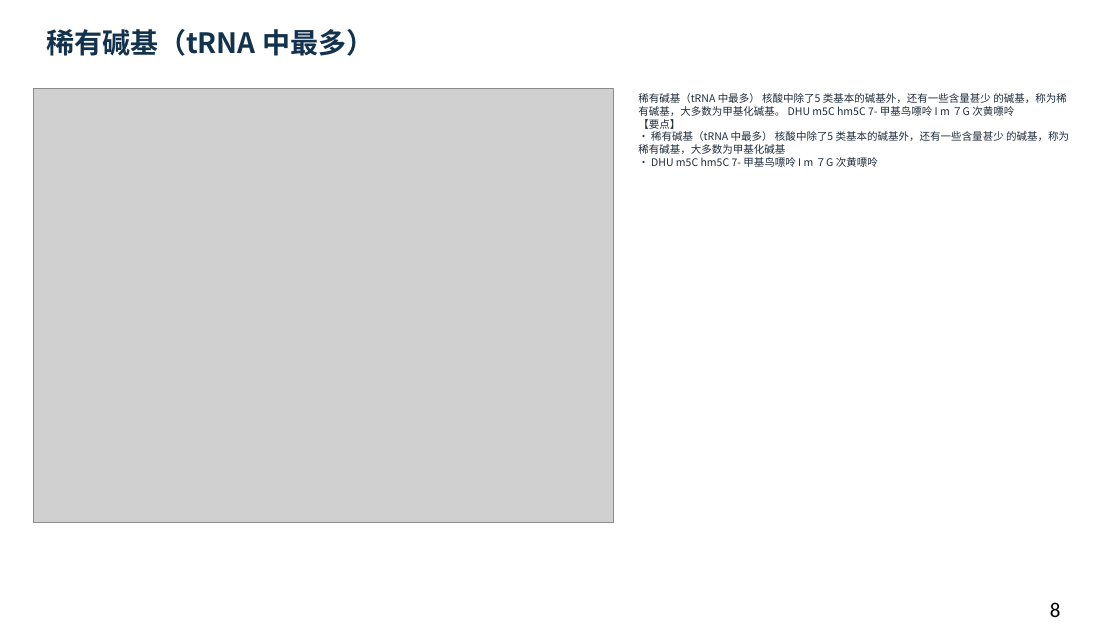
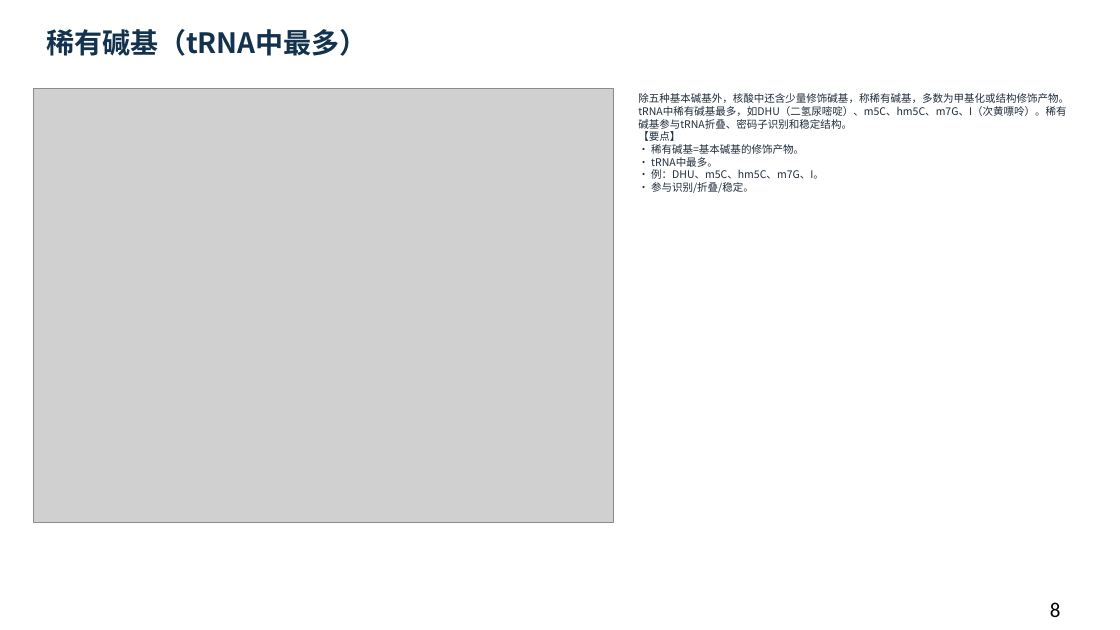
Before and after one commit to newkan-li/Biochemistry, a slide deck: slide 8 of downloads/bc11-ai-style.pptx. Drawn at 1120x630 pixels with LibreOffice and Linux fonts; fonts in the diff are those of the drawing; grey boxes stand for pictures. Boxes give left, top, right and bottom in pixels: in the first picture for what was removed or moved away, otherwise in the second. Text is boxed around its words. In the diff, an @@ line names an element or a change of style, - is before the commit and + after.

```diff
--- a/downloads/bc11-ai-style.pptx
+++ b/downloads/bc11-ai-style.pptx
@@ text at box(46, 29, 368, 56): spaces changed @@
-稀有碱基（tRNA 中最多）
+稀有碱基（tRNA中最多）
@@ text at box(638, 93, 1069, 193): text changed @@
-稀有碱基（tRNA 中最多） 核酸中除了5 类基本的碱基外，还有一些含量甚少 的碱基，称为稀有碱基，大多数为甲基化碱基。 DHU m5C hm5C 7- 甲基鸟嘌呤 I m ７G 次黄嘌呤
-【要点】
-• 稀有碱基（tRNA 中最多） 核酸中除了5 类基本的碱基外，还有一些含量甚少 的碱基，称为稀有碱基，大多数为甲基化碱基
-• DHU m5C hm5C 7- 甲基鸟嘌呤 I m ７G 次黄嘌呤
+除五种基本碱基外，核酸中还含少量修饰碱基，称稀有碱基，多数为甲基化或结构修饰产物。tRNA中稀有碱基最多，如DHU（二氢尿嘧啶）、m5C、hm5C、m7G、I（次黄嘌呤）。稀有碱基参与tRNA折叠、密码子识别和稳定结构。
+【要点】
+• 稀有碱基=基本碱基的修饰产物。
+• tRNA中最多。
+• 例：DHU、m5C、hm5C、m7G、I。
+• 参与识别/折叠/稳定。
```
Also in this commit, not shown: 2 other slides changed, 6 other files.
